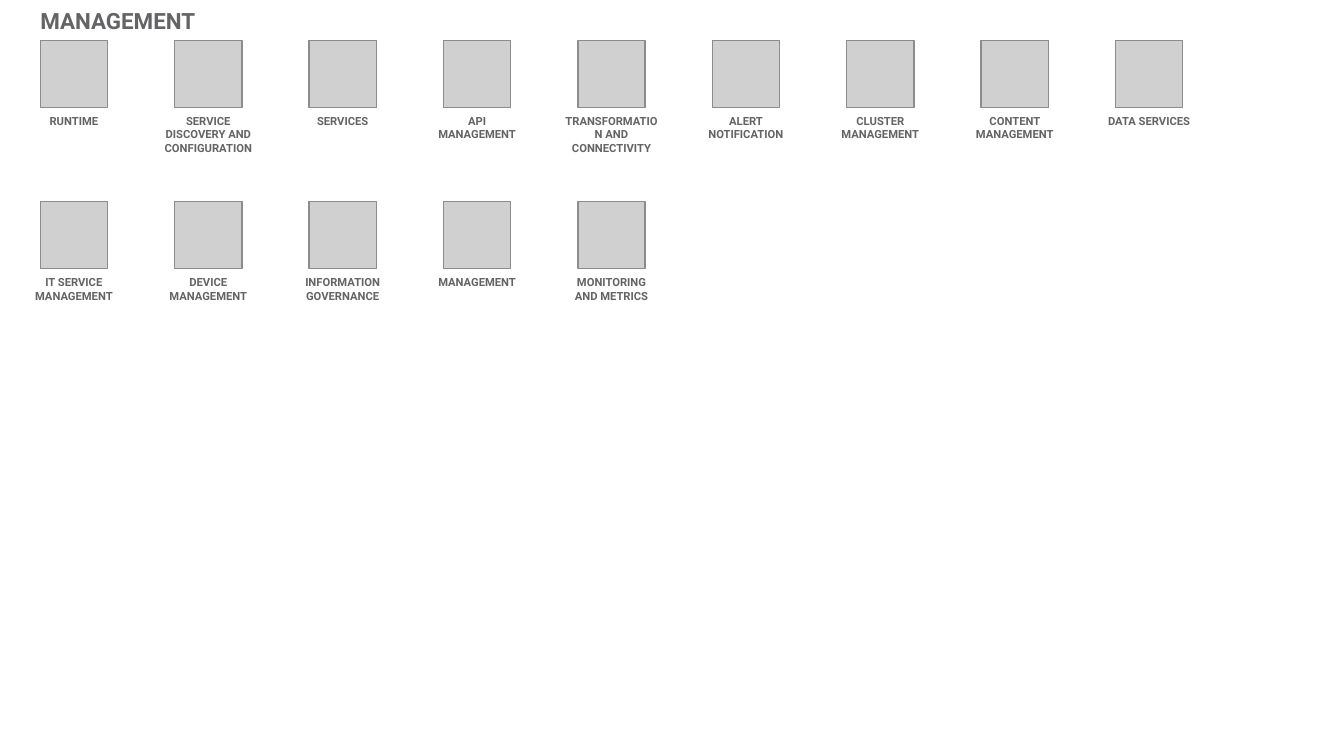
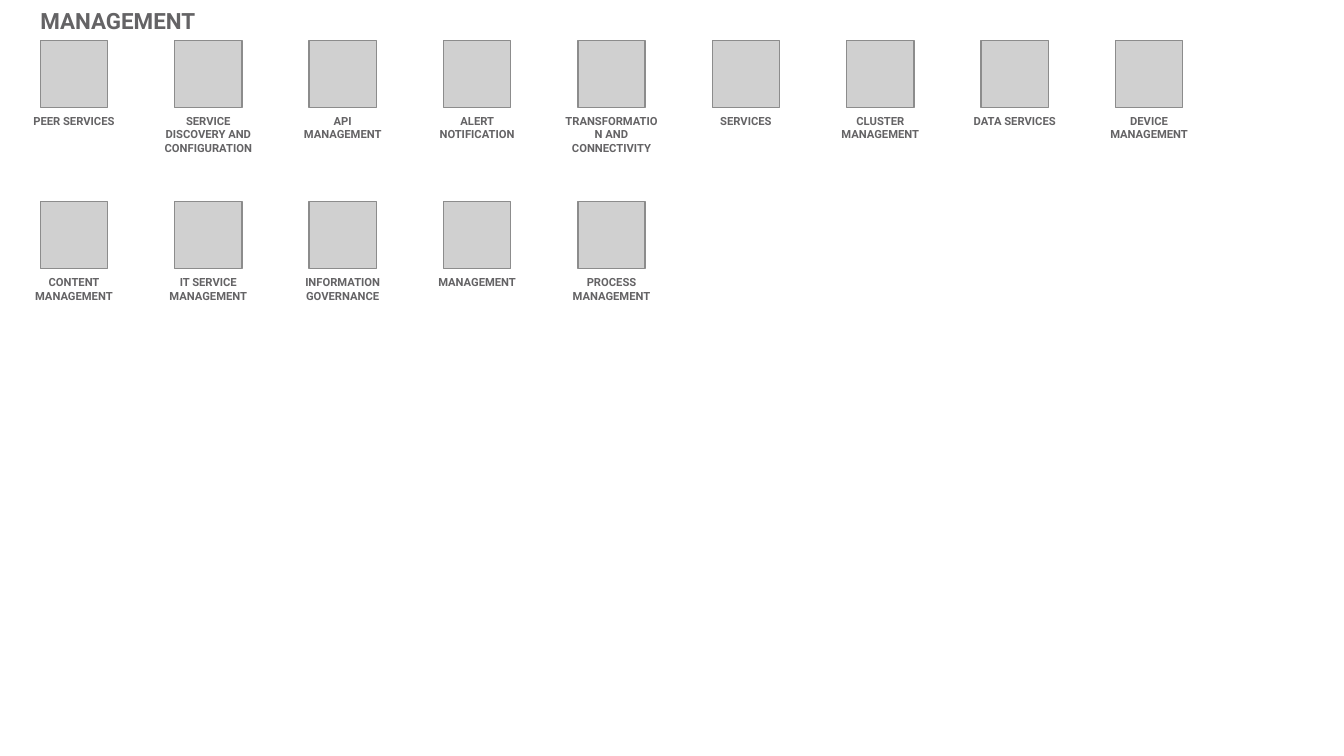
Before and after one commit to l2fprod/myarchitecture, a slide deck: slide 19 of mycatalog-architecture-diagram-template.pptx. Drawn at 1344x756 pixels with LibreOffice and Linux fonts; fonts in the diff are those of the drawing; grey boxes stand for pictures. Boxes give left, top, right and bottom in pixels: in the first picture for what was removed or moved away, otherwise in the second. Text is boxed around its words. In the diff, an @@ line names an element or a change of style, - is before the commit and + after.

```diff
--- a/mycatalog-architecture-diagram-template.pptx
+++ b/mycatalog-architecture-diagram-template.pptx
@@ text at (33,117,114,125): text changed @@
-RUNTIME
+PEER SERVICES
@@ text "API MANAGEMENT": place and size @@
-text "API MANAGEMENT" at (438,117,516,138)
+text "API MANAGEMENT" at (304,117,382,138)
@@ text removed at (317,117,368,125) @@
-SERVICES
@@ text added at (440,117,515,138), 6 pt, text #646365, bold @@
+ALERT NOTIFICATION
@@ text at (720,117,771,125): text changed @@
-ALERT NOTIFICATION
+SERVICES
@@ text "DATA SERVICES": place and size @@
-text "DATA SERVICES" at (1108,117,1190,125)
+text "DATA SERVICES" at (974,117,1055,125)
@@ text at (1110,117,1188,138): text changed @@
-CONTENT MANAGEMENT
+DEVICE MANAGEMENT
@@ text at (35,278,113,300): text changed @@
-IT SERVICE MANAGEMENT
+CONTENT MANAGEMENT
@@ text at (169,278,247,300): text changed @@
-DEVICE MANAGEMENT
+IT SERVICE MANAGEMENT
@@ text at (573,278,651,300): text changed @@
-MONITORING AND METRICS
+PROCESS MANAGEMENT
```
Also in this commit, not shown: 12 other slides changed.
